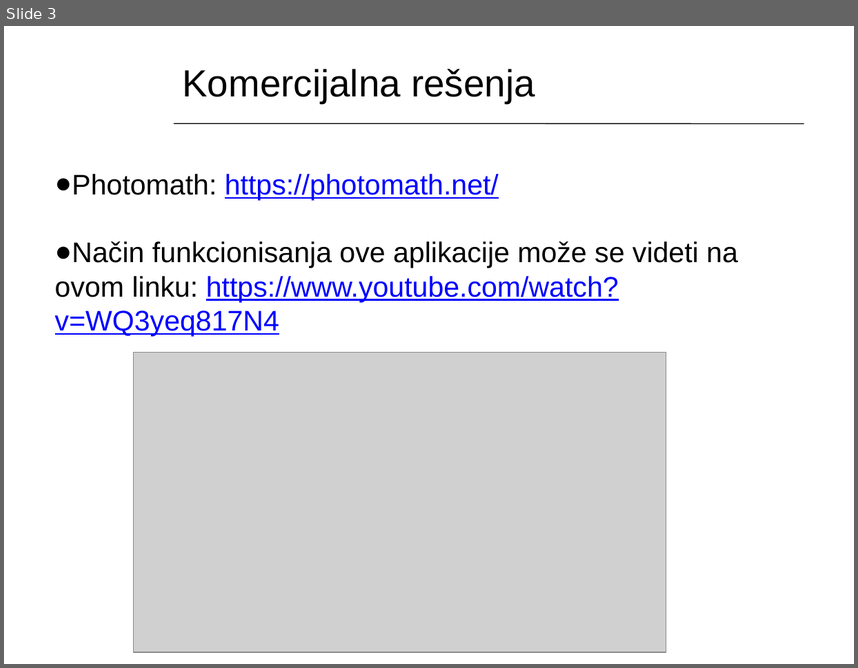
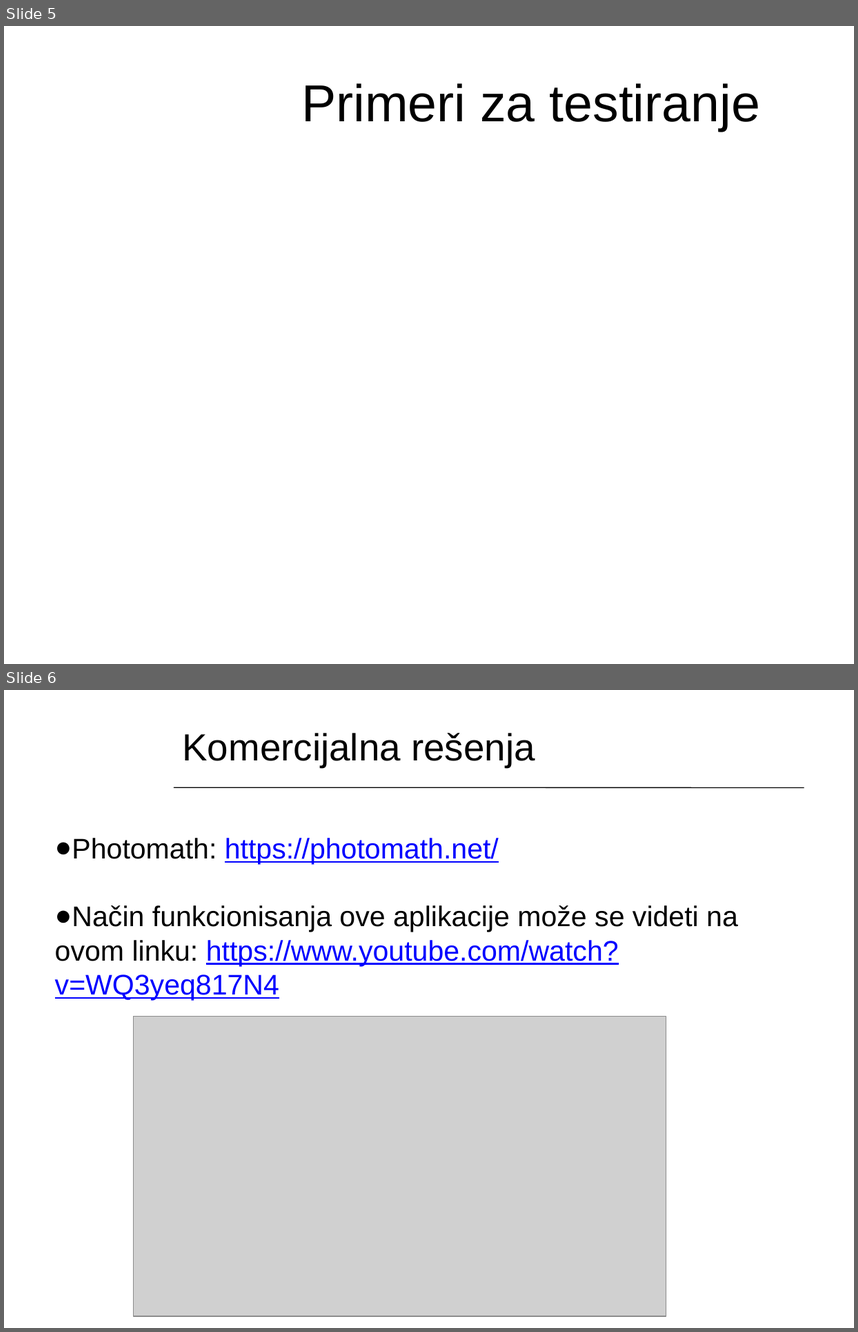
Before and after one commit to nenadrad/softProjekat, a slide deck: softProjekat.pptx. Shown one above the other, each under a label of ours: slide 3 before the commit, slides 5 and 6 after it. The pictures are 858x668 and 858x1332 pixels, drawn with LibreOffice and Linux fonts; fonts in the diff are those of the drawing; grey boxes stand for pictures; background and template pictures are left out. Boxes give left, top, right and bottom in pixels: in the first picture for what was removed or moved away, otherwise in the second. Text is boxed around its words. In the diff, an @@ line names an element or a change of style, - is before the commit and + after.

```diff
--- a/softProjekat.pptx
+++ b/softProjekat.pptx
@@ slide 5 added at [4, 26, 854, 664], background picture (left out) @@
@@ title added at [301, 83, 760, 131], 44 pt, text #000000 @@
+Primeri za testiranje
@@ what was slide 3 is now slide 6 @@
```
Also in this commit, not shown: 4 slides changed, 7 other slides added.
